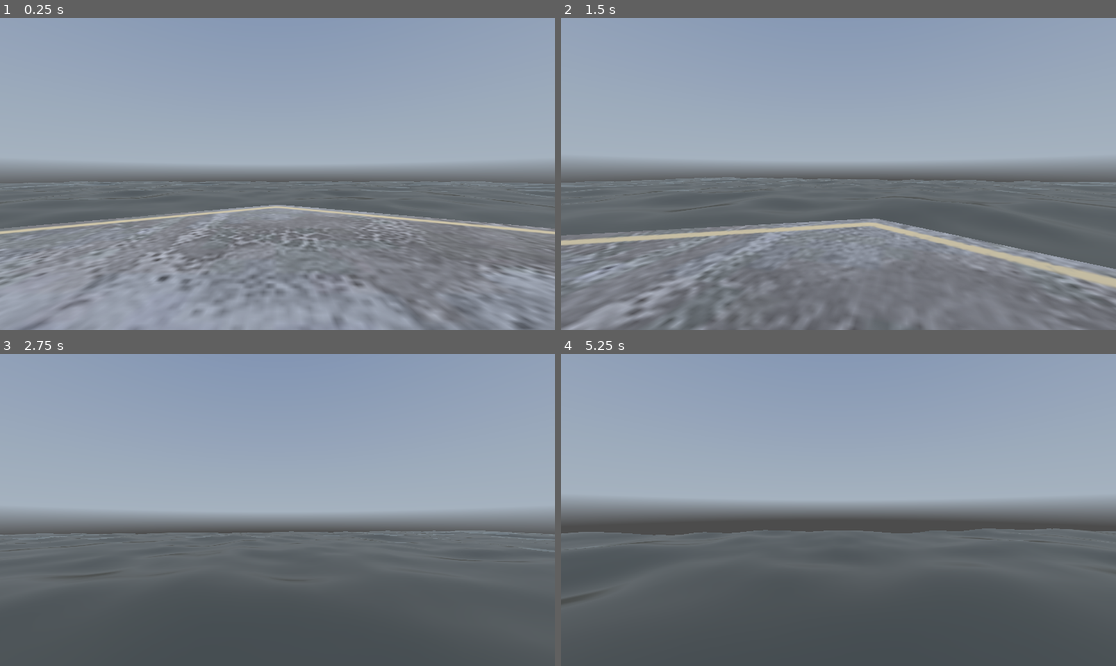
Above: before the commit, frames 1-4 (two rows, left to right).
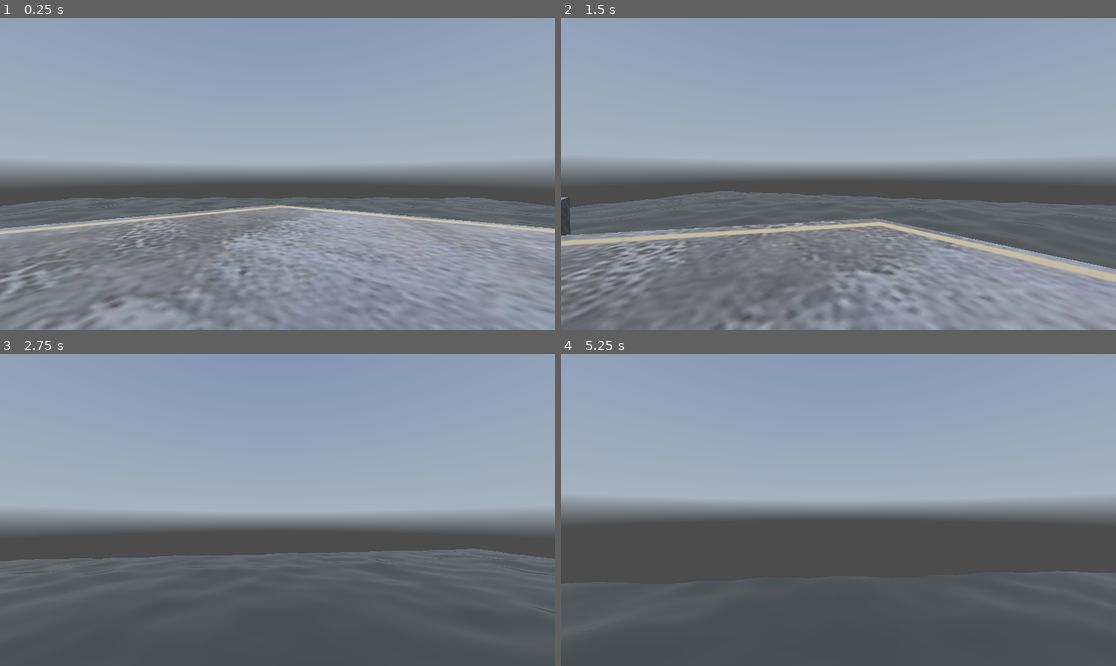
Above: after the commit, the same moments.

Repository: dairycultist/maltigi-run
Game: Godot game, scene res://world.tscn
The game is run twice, just before and just after one commit, with the same random seed, the same clock (stepped at 60 frames per second) and the same inputs. A sky picture missing from this copy of the repository is replaced by a grey-blue gradient.
Inputs (mouse positions are in pixels of both pictures, inside the frame that each line leads up to):
- Up to frame 1 (0.25 s): no input
- Up to frame 2 (1.5 s): tap Enter (ui_accept) at 0.5, 0.77 s; move the mouse to (866, 174) at 0.52 s; hold Up (walk_up) from 0.53 s (still down); move the mouse to (810, 174) at 1.27 s
- Up to frame 3 (2.75 s): keep holding Up (walk_up); tap Enter (ui_accept) at 1.52 s; move the mouse to (288, 503) at 2.02 s
- Up to frame 4 (5.25 s): keep holding Up (walk_up); move the mouse to (832, 516) at 2.77 s; tap Enter (ui_accept) at 3.02, 3.77, 4.52 s; move the mouse to (877, 513) at 3.52 s; move the mouse to (794, 506) at 4.27 s; move the mouse to (844, 510) at 5.02 s

The runs differ from the first frame. In frame 1, 22% of the frame differs, in the area x 0-100%, y 52-100%; in frame 2, 19%; in frame 3, 6.9%; in frame 4, 9.1%.

Commit message:
Prep platform placer

Diff:
--- /dev/null
+++ b/platform_placer.gd
@@ -0,0 +1,3 @@
+extends Node3D
+
+@export var hex_radius := 17.32
--- a/world.tscn
+++ b/world.tscn
@@ -1,10 +1,11 @@
-[gd_scene load_steps=13 format=3 uid="uid://pjh5004dwu6a"]
+[gd_scene load_steps=14 format=3 uid="uid://pjh5004dwu6a"]
 
 [ext_resource type="Script" uid="uid://vlcd5np3m2um" path="res://player_controller.gd" id="1_f3sb7"]
 [ext_resource type="Shader" uid="uid://c11i7ma3gm8tp" path="res://water.gdshader" id="2_fj7yv"]
 [ext_resource type="Environment" uid="uid://b7571yot1dx2a" path="res://default_env.tres" id="2_tlwt5"]
 [ext_resource type="Texture2D" uid="uid://bkkag7ku12263" path="res://platform.png" id="3_036b0"]
 [ext_resource type="ArrayMesh" uid="uid://c3xijx240wfo1" path="res://platform.obj" id="3_aqk2v"]
+[ext_resource type="Script" uid="uid://dr2rshteh8pl6" path="res://platform_placer.gd" id="6_dwbse"]
 
 [sub_resource type="CapsuleShape3D" id="CapsuleShape3D_gv5m4"]
 
@@ -50,25 +51,26 @@
 [node name="Camera3D" type="Camera3D" parent="Player"]
 transform = Transform3D(1, 0, 0, 0, 1, 0, 0, 0, 1, 0, 1.5, 0)
 
-[node name="DirectionalLight3D" type="DirectionalLight3D" parent="."]
+[node name="Sun" type="DirectionalLight3D" parent="."]
 transform = Transform3D(1, 0, 0, 0, 0.927712, 0.373296, 0, -0.373296, 0.927712, 0, 4.62799, 0)
-sky_mode = 1
-
-[node name="DirectionalLight3D" type="DirectionalLight3D" parent="DirectionalLight3D"]
-transform = Transform3D(-1, 0, -8.74228e-08, 0, 1, 0, 8.74228e-08, 0, -1, 0, 0, 0)
-light_color = Color(0.54382, 0.498802, 0.808822, 1)
-light_energy = 0.5
 sky_mode = 1
 
 [node name="WorldEnvironment" type="WorldEnvironment" parent="."]
 environment = ExtResource("2_tlwt5")
 
-[node name="Floor" type="StaticBody3D" parent="."]
+[node name="Platform" type="StaticBody3D" parent="."]
+transform = Transform3D(1, 0, 0, 0, 1, 0, 0, 0, 1, 0, 4, 0)
 
-[node name="CollisionShape3D" type="CollisionShape3D" parent="Floor"]
+[node name="CollisionShape3D" type="CollisionShape3D" parent="Platform"]
 shape = SubResource("WorldBoundaryShape3D_fj7yv")
 
-[node name="Platform" type="MeshInstance3D" parent="Floor"]
+[node name="Mesh1" type="MeshInstance3D" parent="Platform"]
+transform = Transform3D(0.5, 0, 0.866025, 0, 1, 0, -0.866025, 0, 0.5, 0, 0, 0)
+material_override = SubResource("StandardMaterial3D_dwbse")
+mesh = ExtResource("3_aqk2v")
+
+[node name="Mesh2" type="MeshInstance3D" parent="Platform"]
+transform = Transform3D(1, 0, 0, 0, 1, 0, 0, 0, 1, -17.32, 0, 0)
 material_override = SubResource("StandardMaterial3D_dwbse")
 mesh = ExtResource("3_aqk2v")
 
@@ -76,3 +78,6 @@
 transform = Transform3D(1, 0, 0, 0, 1, 0, 0, 0, 1, 0, -1, 0)
 mesh = SubResource("QuadMesh_f3sb7")
 surface_material_override/0 = SubResource("ShaderMaterial_tlwt5")
+
+[node name="PlatformPlacer" type="Node3D" parent="."]
+script = ExtResource("6_dwbse")
Not shown, added: platform_placer.gd.uid
